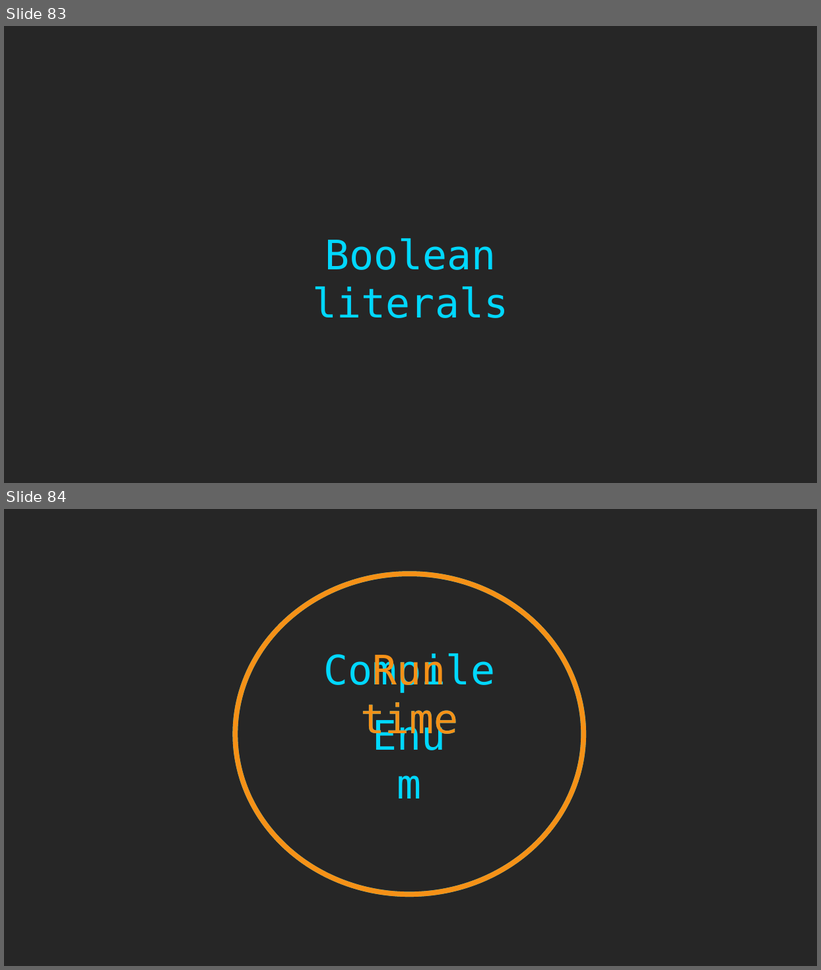
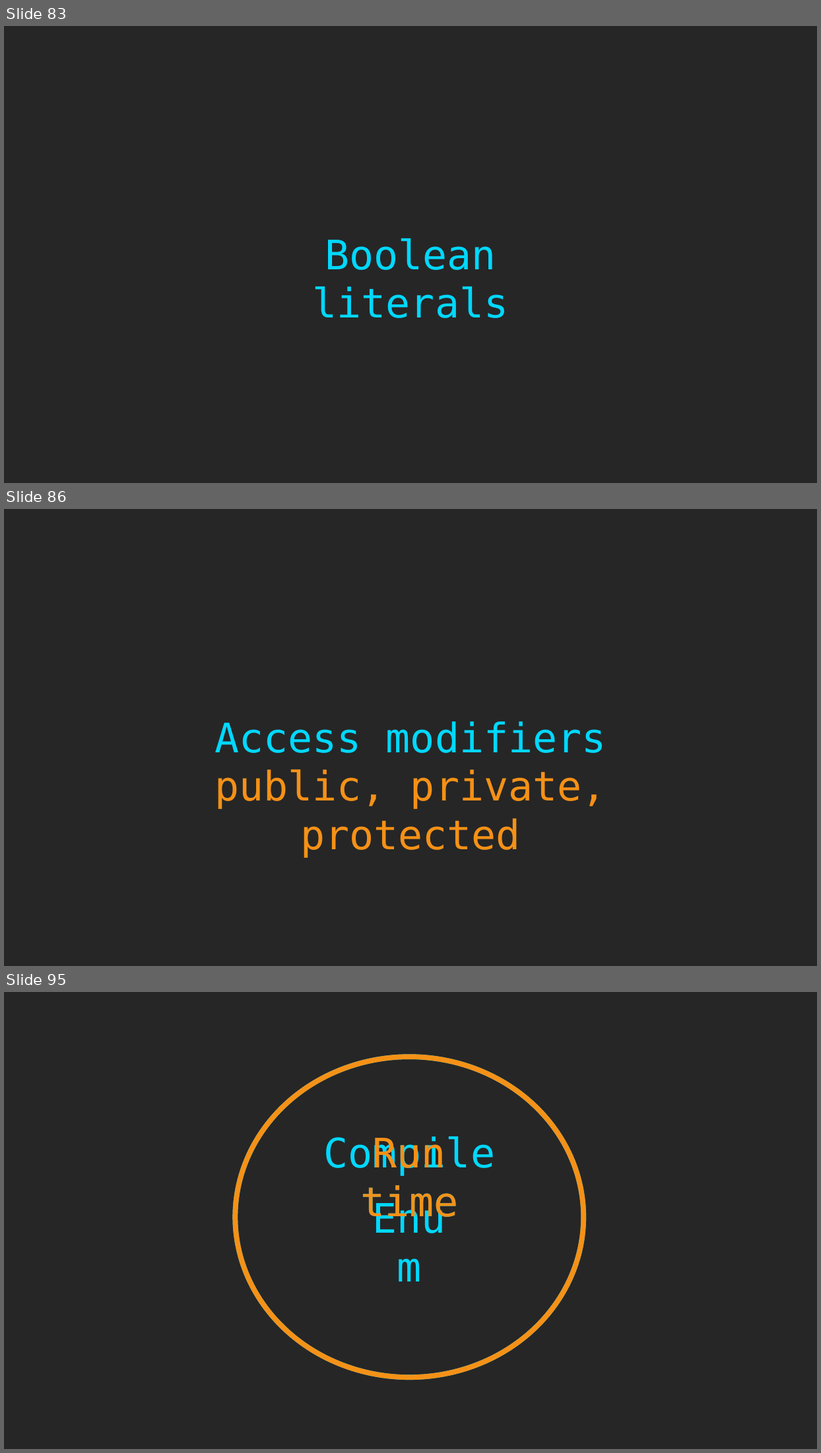
Before and after one commit to rkhaimov/ts-course, a slide deck: Course.pptx. Shown one above the other, each under a label of ours: slides 83 and 84 before the commit, slides 83, 86 and 95 after it; the slides between them are not shown. The pictures are 821x970 and 821x1453 pixels, drawn with LibreOffice and Linux fonts; fonts in the diff are those of the drawing. Boxes give left, top, right and bottom in pixels: in the first picture for what was removed or moved away, otherwise in the second. Text is boxed around its words. In the diff, an @@ line names an element or a change of style, - is before the commit and + after.

```diff
--- a/Course.pptx
+++ b/Course.pptx
@@ slide 86 added at box(4, 509, 817, 966), background #262626 @@
@@ text added at box(215, 722, 607, 858), 48 pt, text #F59117 @@
+Access modifiers
+public, private, protected
@@ what was slide 84 is now slide 95 @@
```
Also in this commit, not shown: 10 other slides added.
